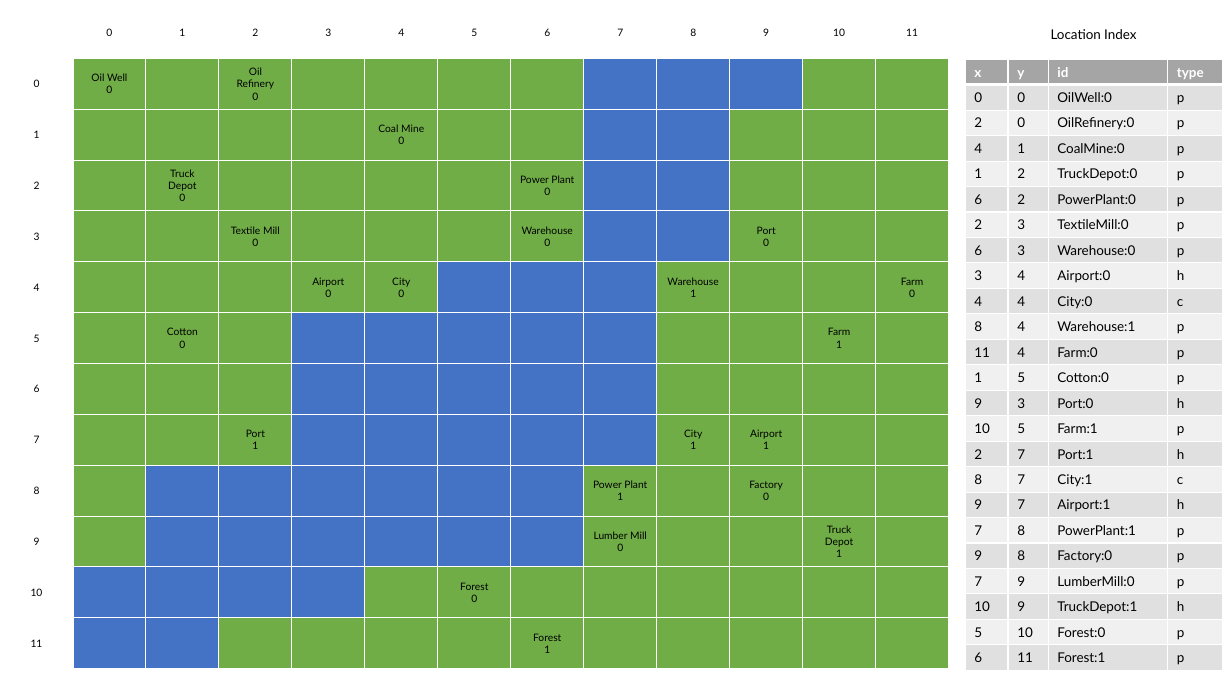
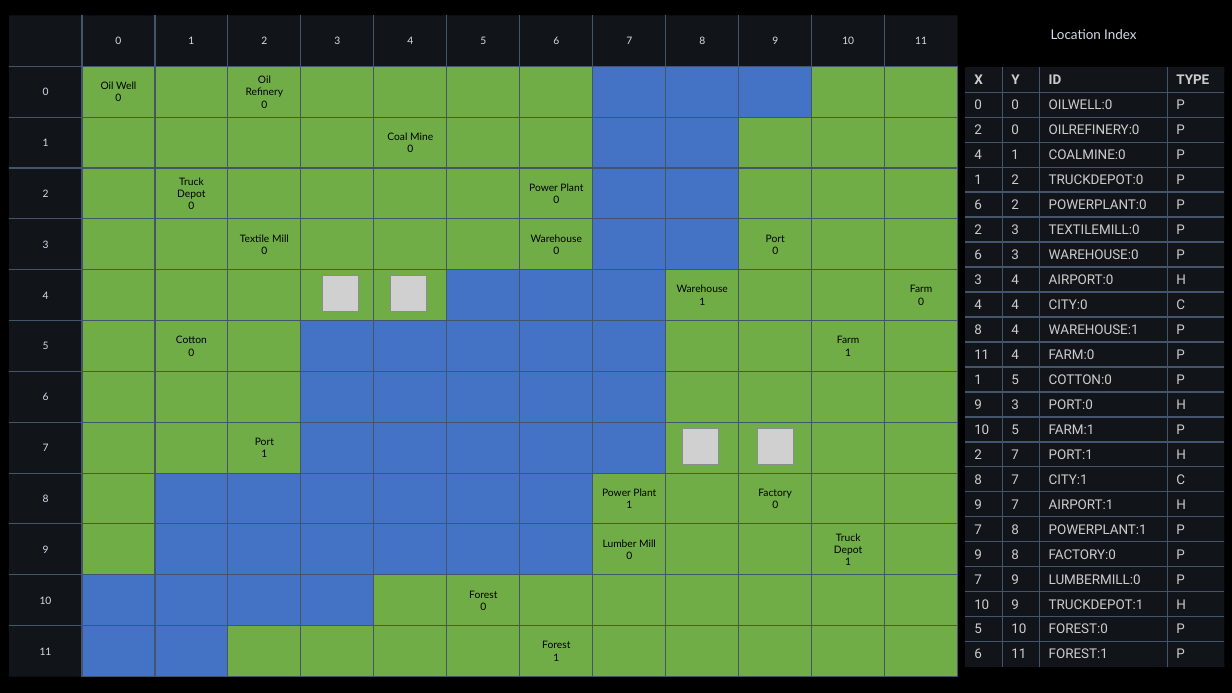
Before and after one commit to maana-io/maana-sim-logistics, a slide deck: slide 3 of v3/assets/map/Default.pptx (slide 1 before the commit). Drawn at 1232x693 pixels with LibreOffice and Linux fonts; fonts in the diff are those of the drawing; grey boxes stand for pictures. Boxes give left, top, right and bottom in pixels: in the first picture for what was removed or moved away, otherwise in the second. Text is boxed around its words. In the diff, an @@ line names an element or a change of style, - is before the commit and + after.

```diff
--- a/v3/assets/map/Default.pptx
+++ b/v3/assets/map/Default.pptx
@@ background #FFFFFF to #000000 @@
@@ rectangle removed at [0,0,1232,693] @@
@@ table at [9,16,958,677] @@
-row 6, column 5: Airport / 0
+row 6, column 5: 
-row 6, column 6: City / 0
+row 6, column 6: 
-row 9, column 10: City / 1
+row 9, column 10: 
-row 9, column 11: Airport / 1
+row 9, column 11: 
@@ fill #FFFFFF to #44546A at 25% opacity in row 1 @@
@@ fill #FFFFFF to none in 12 cells @@
@@ text colour #000000 to #D6DCE5 in "0", "1", "2", "3" and 20 more places @@
@@ borders changed @@
@@ table: place and size @@
-table at [0,7,949,669]
+table at [9,16,958,677]
@@ text "Location Index" at [1051,29,1136,39]: text colour #000000 to #D6DCE5 @@
@@ table at [965,67,1224,677] @@
-row 1: x | y | id | type
+row 1: X | Y | ID | TYPE
-row 2, column 3: OilWell:0
+row 2, column 3: OILWELL:0
-row 2, column 4: p
+row 2, column 4: P
-row 3, column 3: OilRefinery:0
+row 3, column 3: OILREFINERY:0
-row 3, column 4: p
+row 3, column 4: P
-row 4, column 3: CoalMine:0
+row 4, column 3: COALMINE:0
-row 4, column 4: p
+row 4, column 4: P
-row 5, column 3: TruckDepot:0
+row 5, column 3: TRUCKDEPOT:0
-row 5, column 4: p
+row 5, column 4: P
-row 6, column 3: PowerPlant:0
+row 6, column 3: POWERPLANT:0
-row 6, column 4: p
+row 6, column 4: P
-row 7, column 3: TextileMill:0
+row 7, column 3: TEXTILEMILL:0
-row 7, column 4: p
+row 7, column 4: P
-row 8, column 3: Warehouse:0
+row 8, column 3: WAREHOUSE:0
-row 8, column 4: p
+row 8, column 4: P
-row 9, column 3: Airport:0
+row 9, column 3: AIRPORT:0
-row 9, column 4: h
+row 9, column 4: H
-row 10, column 3: City:0
+row 10, column 3: CITY:0
-row 10, column 4: c
+row 10, column 4: C
-row 11, column 3: Warehouse:1
+row 11, column 3: WAREHOUSE:1
-row 11, column 4: p
+row 11, column 4: P
-row 12, column 3: Farm:0
+row 12, column 3: FARM:0
-row 12, column 4: p
+row 12, column 4: P
-row 13, column 3: Cotton:0
+row 13, column 3: COTTON:0
-row 13, column 4: p
+row 13, column 4: P
-row 14, column 3: Port:0
+row 14, column 3: PORT:0
-row 14, column 4: h
+row 14, column 4: H
-row 15, column 3: Farm:1
+row 15, column 3: FARM:1
-row 15, column 4: p
+row 15, column 4: P
-row 16, column 3: Port:1
+row 16, column 3: PORT:1
-row 16, column 4: h
+row 16, column 4: H
-row 17, column 3: City:1
+row 17, column 3: CITY:1
-row 17, column 4: c
+row 17, column 4: C
-row 18, column 3: Airport:1
+row 18, column 3: AIRPORT:1
-row 18, column 4: h
+row 18, column 4: H
-row 19, column 3: PowerPlant:1
+row 19, column 3: POWERPLANT:1
-row 19, column 4: p
+row 19, column 4: P
-row 20, column 3: Factory:0
+row 20, column 3: FACTORY:0
-row 20, column 4: p
+row 20, column 4: P
-row 21, column 3: LumberMill:0
+row 21, column 3: LUMBERMILL:0
-row 21, column 4: p
+row 21, column 4: P
-row 22, column 3: TruckDepot:1
+row 22, column 3: TRUCKDEPOT:1
-row 22, column 4: h
+row 22, column 4: H
-row 23, column 3: Forest:0
+row 23, column 3: FOREST:0
-row 23, column 4: p
+row 23, column 4: P
-row 24, column 3: Forest:1
+row 24, column 3: FOREST:1
-row 24, column 4: p
+row 24, column 4: P
@@ fill #A5A5A5 to #44546A at 25% opacity in row 1 @@
@@ fill #E1E1E1 to none in 48 cells @@
@@ fill #F0F0F0 to none in 44 cells @@
@@ font Lato to Roboto, text colour #000000 to #CCCCCC in "0", "0", "2", "0" and 42 more places @@
@@ borders changed @@
@@ table: place and size @@
-table at [965,59,1222,669]
+table at [965,67,1224,677]
@@ picture added at [323,275,359,311] @@
@@ picture added at [390,275,426,311] @@
@@ picture added at [682,429,718,465] @@
@@ picture added at [758,429,794,465] @@
```
Also in this commit, not shown: 5 other slides changed, 7 slides added, 3 other files.
